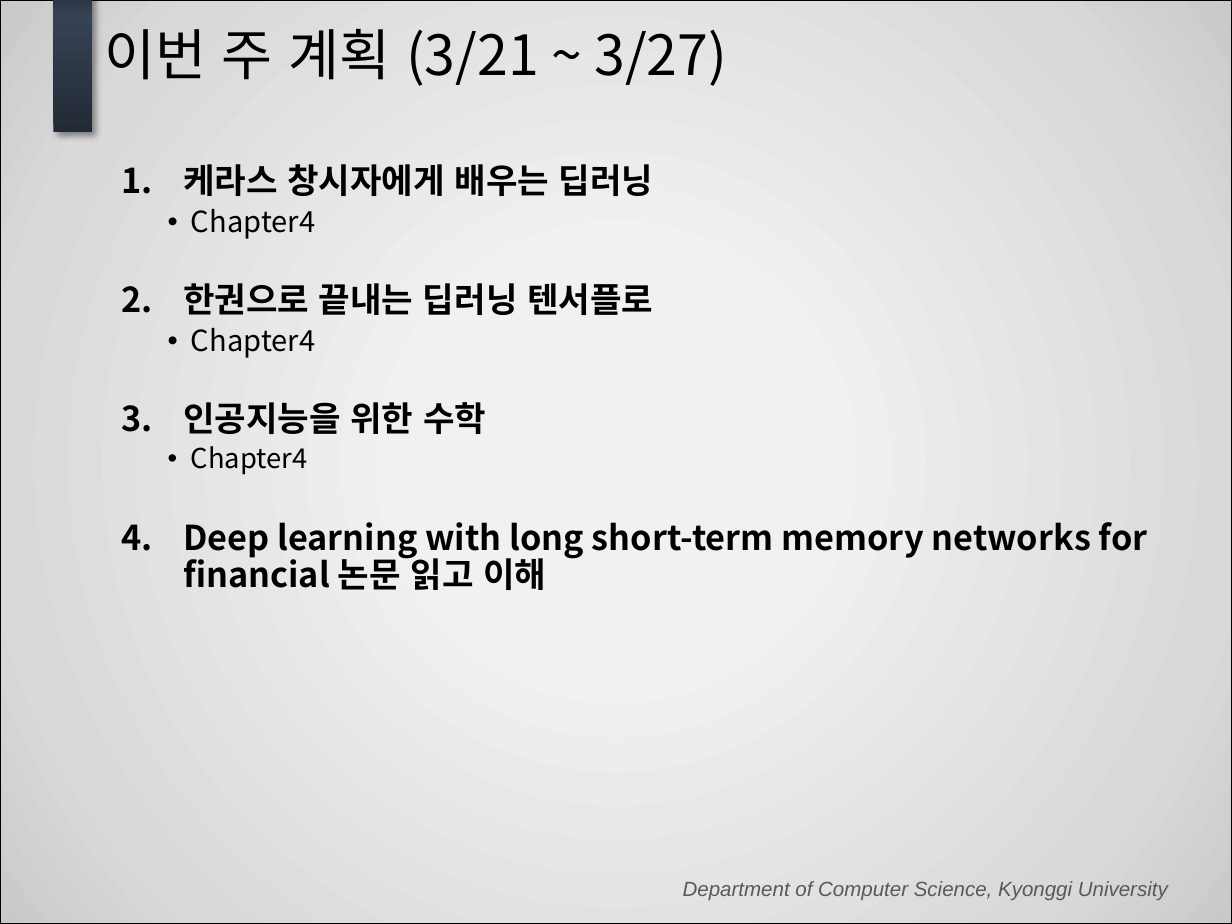
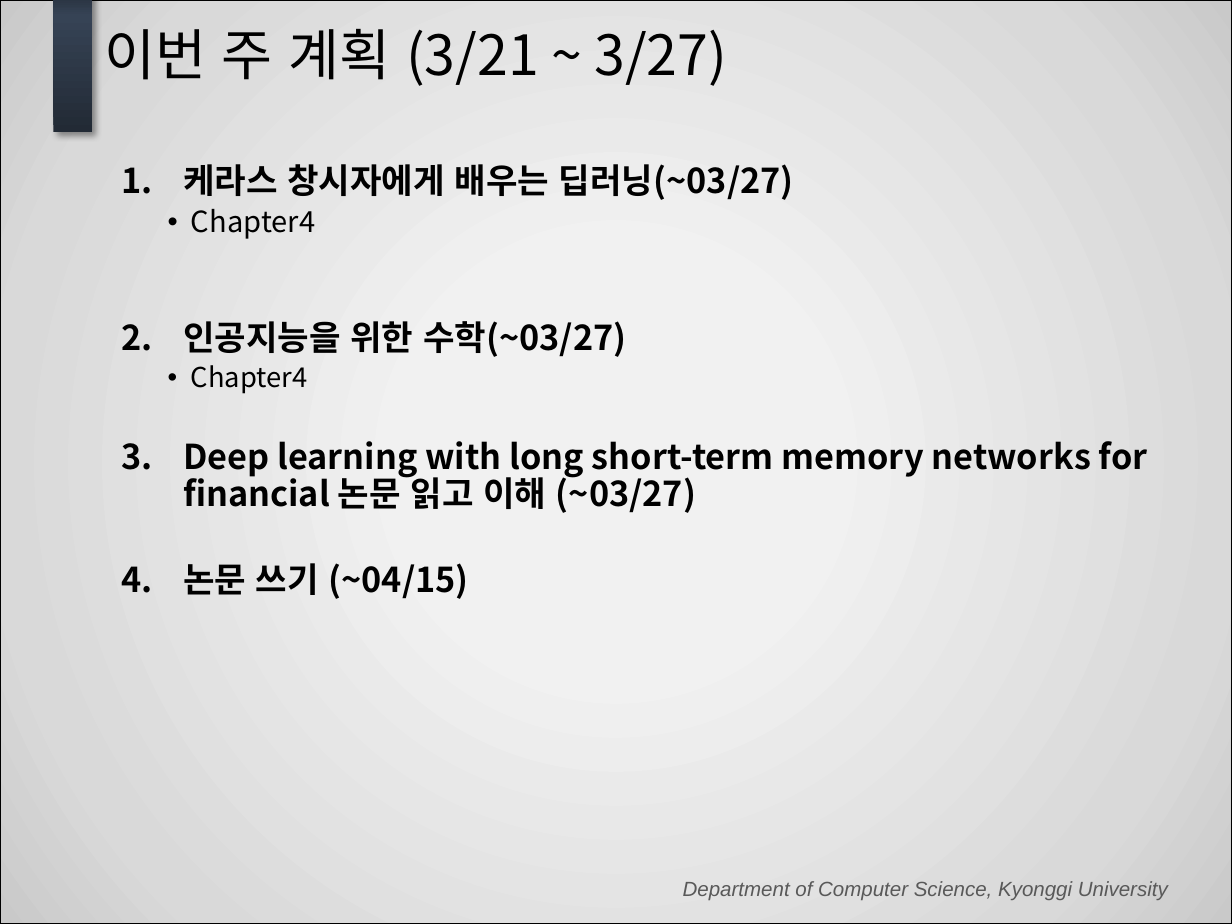
Before and after one commit to Lay4U/ROTS_StepByStep, a slide deck: slide 4 of 세미나/3월 3주차 (김형래).pptx. Drawn at 1232x924 pixels with LibreOffice and Linux fonts; fonts in the diff are those of the drawing; background and template pictures are left out. Boxes give left, top, right and bottom in pixels: in the first picture for what was removed or moved away, otherwise in the second. Text is boxed around its words. In the diff, an @@ line names an element or a change of style, - is before the commit and + after.

```diff
--- a/세미나/3월 3주차 (김형래).pptx
+++ b/세미나/3월 3주차 (김형래).pptx
@@ text at bbox=[183, 164, 794, 200]: text changed @@
-  1. 케라스 창시자에게 배우는 딥러닝
+  1. 케라스 창시자에게 배우는 딥러닝(~03/27)
@@ text at bbox=[183, 321, 626, 357]: text changed @@
-  2. 한권으로 끝내는 딥러닝 텐서플로
+  2. 인공지능을 위한 수학(~03/27)
@@ text at bbox=[191, 365, 307, 394]: size 17 to 16 pt in "Chapter4" @@
@@ text at bbox=[183, 441, 1148, 599]: text changed @@
-  3. 인공지능을 위한 수학
-    • Chapter4
-  4. Deep learning with long short-term memory networks for financial 논문 읽고 이해
+  3. Deep learning with long short-term memory networks for financial 논문 읽고 이해 (~03/27)
+  4. 논문 쓰기 (~04/15)
```
Also in this commit, not shown: 2 other slides changed, 1 other file.
